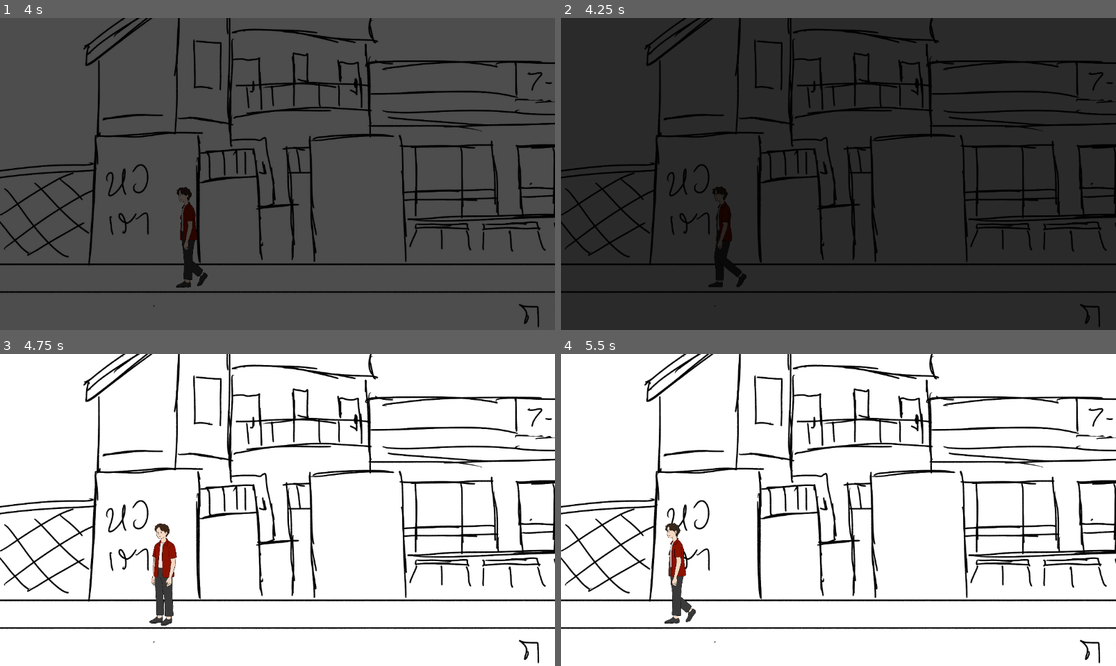
Above: before the commit, frames 1-4 (two rows, left to right).
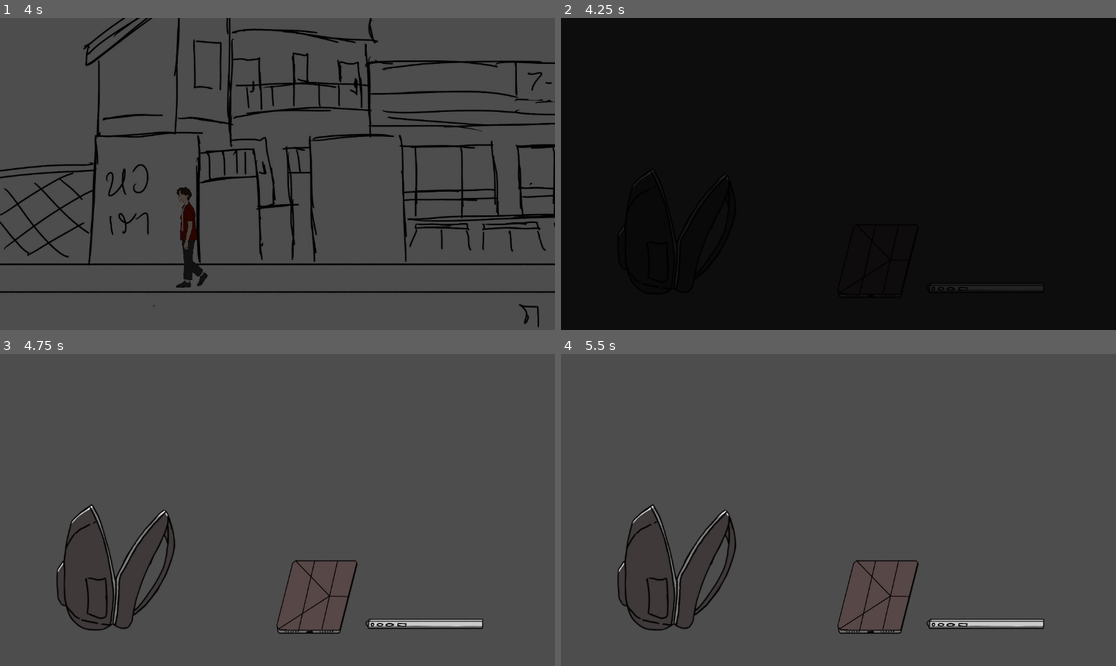
Above: after the commit, the same moments.

Repository: PakornkitNaivirat/Godot-Makut-5-Project
Game: Godot game, scene res://Asset/Screen/BG/sod_saiDay1 Dawn.tscn
Two runs of this game, one before a commit and one after it. Both use one fixed random seed, a clock stepped at 60 frames per second and the inputs below.
Inputs (mouse positions are in pixels of both pictures, inside the frame that each line leads up to):
- Up to frame 1 (4 s): tap Enter at 0.5 s; move the mouse to (399, 158) at 0.52 s; hold D (move_right) 0.53-1.25 s; tap Space (interact) at 0.6, 2, 2.1, 3.6 s; click (399, 158) at 0.67 s; drag from (166, 189) to (266, 239) at 1.27 s; move the mouse to (333, 105) at 2.02 s; hold D (move_right) 2.03-2.75 s; click (333, 105) at 2.17 s; drag from (249, 236) to (111, 127) at 2.77 s; move the mouse to (444, 220) at 3.52 s; hold A (move_left) from 3.53 s (still down); click (444, 220) at 3.67 s
- Up to frame 2 (4.25 s): keep holding A (move_left)
- Up to frame 3 (4.75 s): release A (move_left) at 4.25 s; drag from (111, 463) to (266, 575) at 4.27 s
- Up to frame 4 (5.5 s): tap Enter at 5 s; move the mouse to (866, 510) at 5.02 s; hold A (move_left) from 5.03 s (still down); tap Space (interact) at 5.1 s; click (866, 510) at 5.17 s

Frame 1 is identical in both runs. In frame 2, 88% of the frame differs, in the area x 0-100%, y 0-100%; in frame 3, 98%; in frame 4, 98%.

Commit message:
็HotFiexed - Minigame / Interact Door

Diff:
--- a/Asset/Screen/BG/if_f1 Dawn.tscn
+++ b/Asset/Screen/BG/if_f1 Dawn.tscn
@@ -8,7 +8,7 @@
 [sub_resource type="RectangleShape2D" id="RectangleShape2D_xhb3g"]
 size = Vector2(162.9375, 1305.25)
 
-[node name="IF_Floor1" type="Node2D" unique_id=550233188]
+[node name="IF_Floor1 Day1 Dawn" type="Node2D" unique_id=550233188]
 y_sort_enabled = true
 
 [node name="BackGrounds" type="Node2D" parent="." unique_id=325507699]
@@ -35,25 +35,47 @@
 [node name="Camera2D" parent="Player" index="0" unique_id=266598659]
 zoom = Vector2(0.6, 0.6)
 
-[node name="Door" parent="." unique_id=992689307 instance=ExtResource("3_m7af1")]
+[node name="Go UP" parent="." unique_id=992689307 instance=ExtResource("3_m7af1")]
 z_index = 1
 y_sort_enabled = true
 position = Vector2(-428, -186)
 next_scene_path = "res://Asset/Screen/BG/if_floor_7.tscn"
 
-[node name="CollisionShape2D" parent="Door" index="0" unique_id=1605416872]
+[node name="CollisionShape2D" parent="Go UP" index="0" unique_id=1605416872]
 position = Vector2(5274, 912)
 
-[node name="interaction" parent="Door" index="1" unique_id=766295074]
+[node name="interaction" parent="Go UP" index="1" unique_id=766295074]
 position = Vector2(5285, 387)
 
+[node name="Dead End" parent="." unique_id=1717462854 instance=ExtResource("3_m7af1")]
+z_index = 1
+y_sort_enabled = true
+position = Vector2(149, 542)
+next_scene_path = "res://Asset/Screen/BG/sod_saiDay1 Dawn.tscn"
+door_type = 1
+target_spawn_point_name = "SodSaiBack"
+
+[node name="CollisionShape2D" parent="Dead End" index="0" unique_id=1605416872]
+position = Vector2(8, 229)
+
+[node name="interaction" parent="Dead End" index="1" unique_id=766295074]
+position = Vector2(28, -78)
+
 [node name="Dialogue" parent="." unique_id=410944203 instance=ExtResource("4_ss5p0")]
-position = Vector2(2515, 604)
+position = Vector2(2492, 627)
 dialog_text = Array[String](["Hi Mark ! How're you doing today?", "something on my face??", "Fine...!"])
+
+[node name="CollisionShape2D" parent="Dialogue" index="0" unique_id=1060850475]
+position = Vector2(-28.5, 104.5)
 
 [node name="Dialogue2" parent="." unique_id=518290277 instance=ExtResource("4_ss5p0")]
 position = Vector2(1594, 627)
 dialog_text = Array[String](["Testingd "])
 
+[node name="IF Enter" type="Marker2D" parent="." unique_id=1326635737]
+position = Vector2(145, 861)
+
 [editable path="Player"]
-[editable path="Door"]
+[editable path="Go UP"]
+[editable path="Dead End"]
+[editable path="Dialogue"]
--- a/Asset/Screen/BG/minigame_1.tscn
+++ b/Asset/Screen/BG/minigame_1.tscn
@@ -1,8 +1,8 @@
 [gd_scene format=3 uid="uid://3shrpbr52sgb"]
 
-[ext_resource type="Script" uid="uid://b06jaryy0onmj" path="res://Asset/Script/back_pack.gd" id="1_ttxwl"]
+[ext_resource type="Script" uid="uid://b06jaryy0onmj" path="res://Asset/Script/Re-use/back_pack.gd" id="1_ttxwl"]
 [ext_resource type="Texture2D" uid="uid://cmfkqpebiikxu" path="res://Asset/Spirte/Prop/image_2026-03-04_161653302-Photoroom.png" id="1_ypk68"]
-[ext_resource type="Script" uid="uid://1fryv5yncp1e" path="res://Asset/Script/ipad.gd" id="2_ypk68"]
+[ext_resource type="Script" uid="uid://1fryv5yncp1e" path="res://Asset/Script/Re-use/ipad.gd" id="2_ypk68"]
 [ext_resource type="Texture2D" uid="uid://c8angi133juoy" path="res://Asset/Spirte/Prop/image-Photoroom.png" id="3_ttxwl"]
 [ext_resource type="Texture2D" uid="uid://cau42ginq50wb" path="res://Asset/Spirte/Prop/image_2026-03-04_161735370-Photoroom.png" id="4_yrfo1"]
 
@@ -59,6 +59,7 @@
 position = Vector2(242, 447)
 script = ExtResource("1_ttxwl")
 full_texture = ExtResource("1_ypk68")
+next_scene_path = "res://Asset/Screen/BG/sod_saiDay1 Dawn.tscn"
 
 [node name="Sprite2D" type="Sprite2D" parent="BackPack" unique_id=1840321841]
 position = Vector2(3.0517578e-05, -2.9999695)
--- a/Asset/Screen/BG/sod_saiDay1 Dawn.tscn
+++ b/Asset/Screen/BG/sod_saiDay1 Dawn.tscn
@@ -29,8 +29,12 @@
 
 [node name="Our room" parent="." unique_id=992689307 instance=ExtResource("3_v7ee3")]
 position = Vector2(-4478, 103)
-next_scene_path = "res://Asset/Screen/BG/if_f1.tscn"
+next_scene_path = "res://Asset/Screen/BG/minigame_1.tscn"
 
 [node name="Uni" parent="." unique_id=2029874542 instance=ExtResource("3_v7ee3")]
 position = Vector2(242, 98)
 next_scene_path = "res://Asset/Screen/BG/if_f1 Dawn.tscn"
+
+[node name="SodSaiBack" type="Marker2D" parent="Uni" unique_id=1908033096]
+position = Vector2(5282, 814)
+scale = Vector2(2, 2)
--- a/Asset/Screen/script_reuseable/Door.tscn
+++ b/Asset/Screen/script_reuseable/Door.tscn
@@ -16,7 +16,6 @@
 [node name="interaction" parent="." unique_id=766295074 instance=ExtResource("2_f3e1l")]
 modulate = Color(0, 0, 0, 1)
 position = Vector2(5285, 424)
-rotation = 0.0
 
 [connection signal="body_entered" from="." to="." method="_on_body_entered"]
 [connection signal="body_exited" from="." to="." method="_on_body_exited"]
--- a/Asset/Screen/script_reuseable/dialogue.tscn
+++ b/Asset/Screen/script_reuseable/dialogue.tscn
@@ -139,7 +139,7 @@
 region_rect = Rect2(160.18427, 121.02631, 45.157913, 51.31582)
 
 [node name="PlayerSpot" type="Marker2D" parent="." unique_id=301342563]
-position = Vector2(-116, 70)
+position = Vector2(-148, 70)
 gizmo_extents = 31.7
 
 [connection signal="body_entered" from="." to="." method="_on_body_entered"]
--- /dev/null
+++ b/Asset/Script/Re-use/back_pack.gd
@@ -0,0 +1,37 @@
+extends Node2D # หรือ Area2D
+
+@onready var anim = $AnimationPlayer
+
+@export var full_texture: Texture2D
+@export var next_scene_path: String = ""
+
+var collected_count = 0
+var max_items = 2
+
+func _ready():
+	if Global.is_minigame1_done == true:
+		print("มินิเกมนี้เคยเล่นผ่านแล้ว! ทำการข้ามฉากทันที...")
+		anim.play("Full")
+		LoadingScreen.transition_to_screenfunc(next_scene_path)
+
+func add_item():
+	collected_count += 1
+	print("เก็บของได้: ", collected_count, "/", max_items)
+
+	var tween = get_tree().create_tween()
+	tween.tween_property(self, "scale", Vector2(1.2, 1.2), 0.1)
+	tween.tween_property(self, "scale", Vector2(1.0, 1.0), 0.1)
+
+	if collected_count >= max_items:
+		print("ของครบแล้ว! เปลี่ยนรูปกระเป๋า!")
+
+		Global.is_minigame1_done = true
+
+		await tween.finished
+		anim.play("Full")
+
+		print("รอ 3 วินาที...")
+		await get_tree().create_timer(1.0).timeout
+
+		print("กำลังเปลี่ยนฉากไปที่: ", next_scene_path)
+		LoadingScreen.transition_to_screenfunc(next_scene_path)
--- a/Asset/Script/Re-use/dialogue.gd
+++ b/Asset/Script/Re-use/dialogue.gd
@@ -78,6 +78,31 @@
 
 			else: #กรณีคุยเสร็จแล้ว แต่ยังไม่ขยับให้ show animation ต่อ
 				if player:
+					var sprite = player.get_node("Animaton/Sprite2D")
+					var anim = player.get_node("Animaton/AnimationPlayer")
+
+					#Calculate Distance
+					var distance = player.global_position.distance_to(player_start_pos)
+					var walk_speed = 200.0
+					var duration = distance / walk_speed
+
+					# Flip
+					if sprite:
+						sprite.flip_h = (player_start_pos.x < player.global_position.x)
+
+					if anim:
+						anim.play("move")
+
+					# Go Back to old position
+					var move_back_tween = create_tween()
+					move_back_tween.tween_property(player, "global_position", player_start_pos, duration)\
+						.set_trans(Tween.TRANS_SINE).set_ease(Tween.EASE_OUT)
+
+					await move_back_tween.finished
+
+					if anim:
+						anim.play("idle")
+
 					player.is_locked = false
 
 				speech_bubble.hide_dialogue()
--- a/Asset/Script/Re-use/door.gd
+++ b/Asset/Script/Re-use/door.gd
@@ -1,25 +1,40 @@
 extends Area2D
 
 @onready var interact_icon = $interaction
+
 @export var next_scene_path: String = ""
+@export_enum("ไปมินิเกม (กลับมาที่เดิม)", "ข้ามแผนที่ (ระบุชื่อจุดเกิด)") var door_type: int = 0
+@export var target_spawn_point_name: String = ""
 
 var can_interact = false
+var current_player: Node2D = null
 
 func _process(delta):
 	if can_interact and Input.is_action_just_pressed("interact"):
+
+		if current_player != null:
+			if door_type == 0:
+				# --- กรณีที่ 1: ไปมินิเกม (จำตำแหน่งเดิมเป๊ะๆ) ---
+				Global.last_player_pos = current_player.global_position
+				Global.load_exact_pos = true
+				Global.target_spawn_name = ""
+			elif door_type == 1:
+				# --- กรณีที่ 2 & 3: ข้ามแผนที่ไป/กลับ (ส่งชื่อจุดเกิดไปให้ฉากหน้าหา) ---
+				Global.load_exact_pos = false
+				Global.target_spawn_name = target_spawn_point_name
+
 		if next_scene_path != "":
 			print("กำลังเปลี่ยนฉากไปที่: ", next_scene_path)
 			LoadingScreen.transition_to_screenfunc(next_scene_path)
-		else:
-			print("ยังไม่ได้ใส่ที่อยู่ฉากใหม่ใน Inspector!")
 
 func _on_body_entered(body):
 	if body.name == "Player":
 		can_interact = true
+		current_player = body
 		interact_icon.show_icon()
-
 
 func _on_body_exited(body):
 	if body.name == "Player":
 		can_interact = false
+		current_player = null
 		interact_icon.hide_icon()
--- a/Asset/Script/Re-use/player_movement.gd
+++ b/Asset/Script/Re-use/player_movement.gd
@@ -4,6 +4,23 @@
 const SPEED = 300.0
 var direction = 0
 var is_locked = false
+
+
+func _ready() -> void:
+	# Check old position
+	if Global.load_exact_pos == true:
+		global_position = Global.last_player_pos
+		Global.load_exact_pos = false
+
+	elif Global.target_spawn_name != "":
+		var spawn_point = get_tree().get_current_scene().find_child(Global.target_spawn_name, true, false)
+
+		if spawn_point != null:
+			global_position = spawn_point.global_position
+		else:
+			print("หาจุดเกิดชื่อ ", Global.target_spawn_name, " ไม่เจอ! ให้เกิดที่ default แทน")
+
+		Global.target_spawn_name = ""
 
 func _physics_process(delta: float) -> void:
 	#Check Player is lock?
--- a/Asset/Script/back_pack.gd
+++ /dev/null
@@ -1,23 +0,0 @@
-extends Node2D
-
-@onready var anim = $AnimationPlayer
-@export var full_texture: Texture2D
-
-var collected_count = 0
-var max_items = 2
-
-
-func add_item():
-	collected_count += 1
-	print("เก็บของได้: ", collected_count, "/", max_items)
-
-	var tween = get_tree().create_tween()
-	tween.tween_property(self, "scale", Vector2(1.2, 1.2), 0.1)
-	tween.tween_property(self, "scale", Vector2(1.0, 1.0), 0.1)
-
-	# ถ้าเก็บครบ 2 ชิ้นแล้ว
-	if collected_count >= max_items:
-		print("ของครบแล้ว! เปลี่ยนรูปกระเป๋า!")
-
-		await tween.finished
-		anim.play("Full")
--- /dev/null
+++ b/Global.gd
@@ -0,0 +1,7 @@
+extends Node
+
+var is_minigame1_done: bool = false
+
+var last_player_pos: Vector2 = Vector2.ZERO
+var load_exact_pos: bool = false
+var target_spawn_name: String = ""
--- a/project.godot
+++ b/project.godot
@@ -18,6 +18,7 @@
 [autoload]
 
 LoadingScreen="*uid://bh5y6w8aq5rte"
+Global="*uid://c8m40fosh7tyv"
 
 [input]
 
Renamed: Asset/Script/back_pack.gd.uid -> Asset/Script/Re-use/back_pack.gd.uid
Renamed: Asset/Script/ipad.gd -> Asset/Script/Re-use/ipad.gd
Renamed: Asset/Script/ipad.gd.uid -> Asset/Script/Re-use/ipad.gd.uid
Not shown, added: Global.gd.uid
